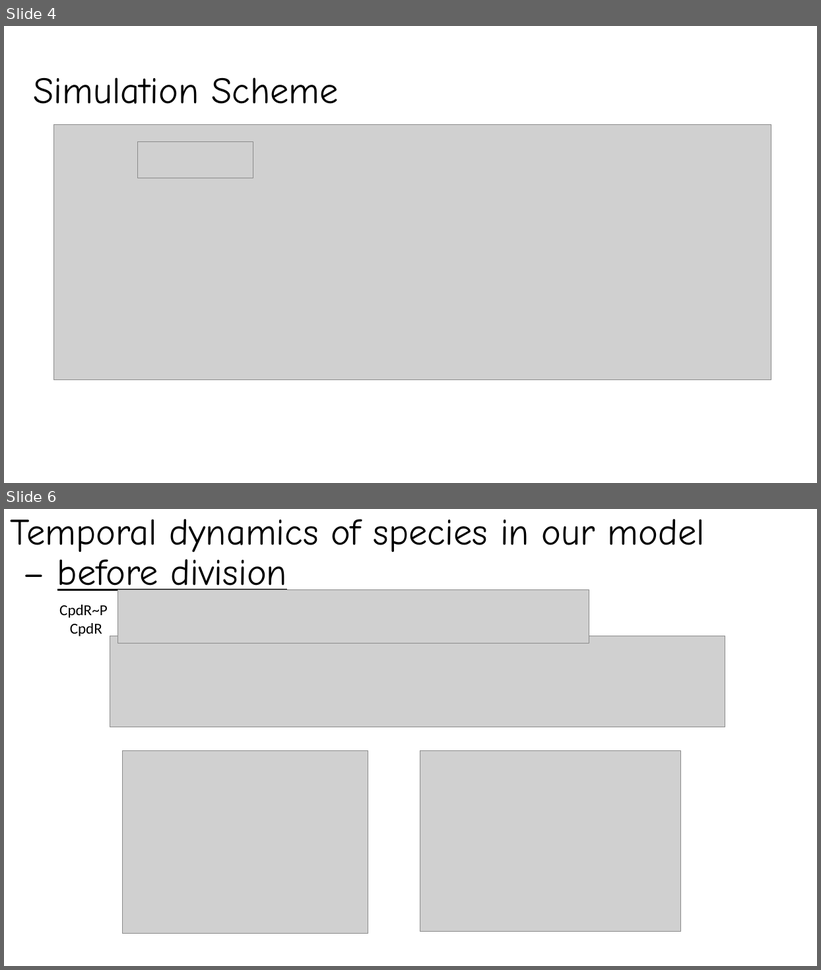
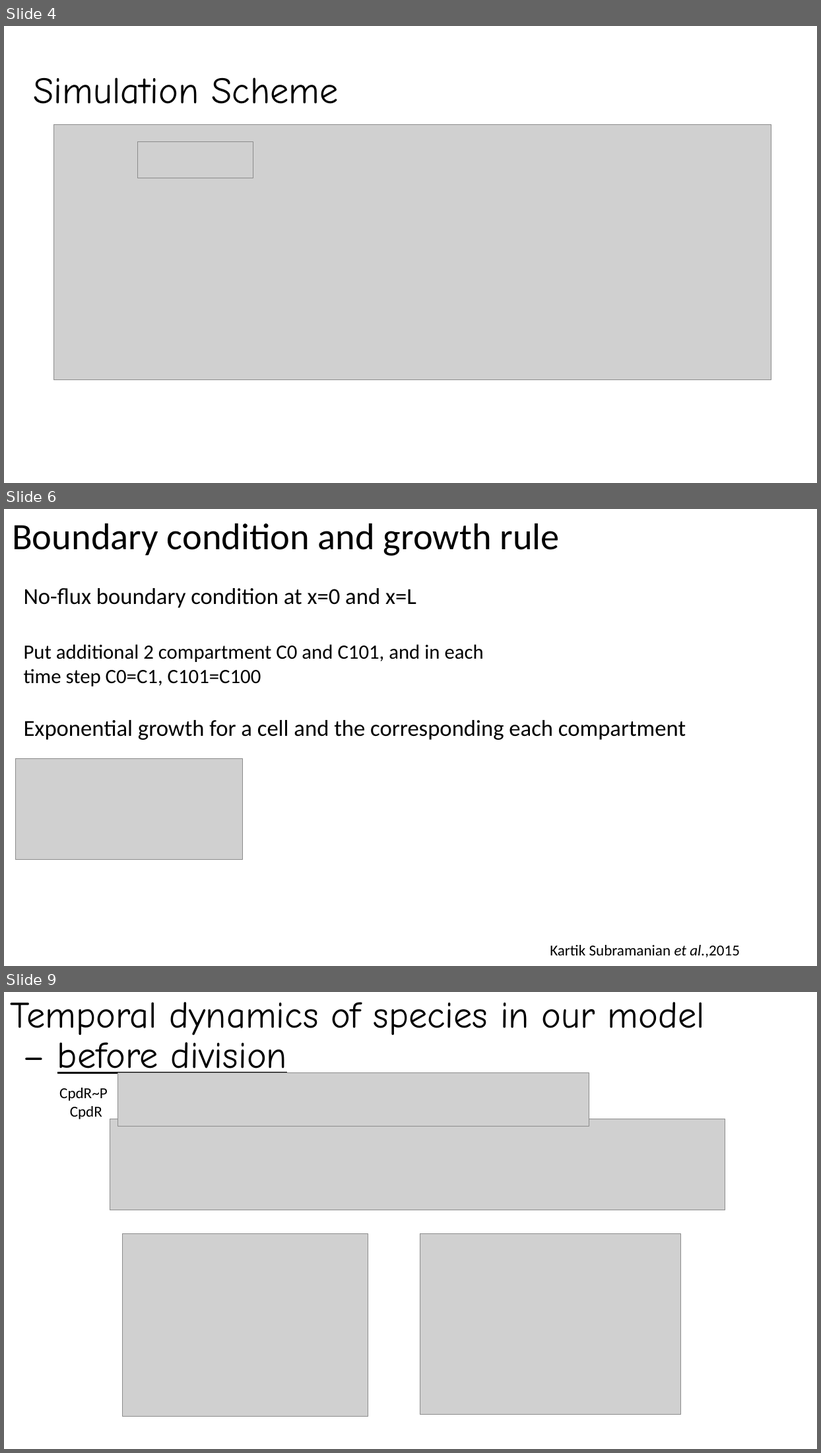
Before and after one commit to fly2Universe/CS6824, a slide deck: CS6824FinalPresentation.pptx. Shown one above the other, each under a label of ours: slides 4 and 6 before the commit, slides 4, 6 and 9 after it; the slides between them are not shown. The pictures are 821x970 and 821x1453 pixels, drawn with LibreOffice and Linux fonts; fonts in the diff are those of the drawing; grey boxes stand for pictures. Boxes give left, top, right and bottom in pixels: in the first picture for what was removed or moved away, otherwise in the second. Text is boxed around its words. In the diff, an @@ line names an element or a change of style, - is before the commit and + after.

```diff
--- a/CS6824FinalPresentation.pptx
+++ b/CS6824FinalPresentation.pptx
@@ slide 6 added at (4,509,817,966), background #FFFFFF @@
@@ title added at (12,523,560,556), 44 pt, text #000000 @@
+Boundary condition and growth rule
@@ text added at (24,588,416,608), 27 pt, text #000000 @@
+No-flux boundary condition at x=0 and x=L
@@ text added at (24,644,484,687), 24 pt, text #000000 @@
+Put additional 2 compartment C0 and C101, and in each time step C0=C1, C101=C100
@@ text added at (24,720,686,740), 27 pt, text #000000 @@
+Exponential growth for a cell and the corresponding each compartment
@@ picture added at (16,759,242,859) @@
@@ text added at (550,945,740,958), 18 pt, text #000000 @@
+Kartik Subramanian et al.,2015
@@ what was slide 6 is now slide 9 @@
```
Also in this commit, not shown: 2 slides changed, 2 other slides added.
